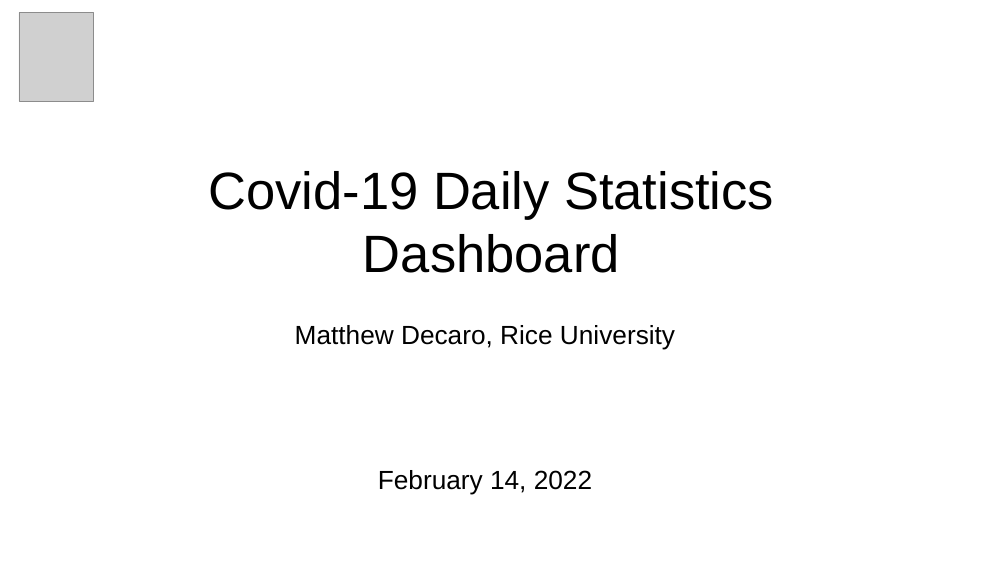
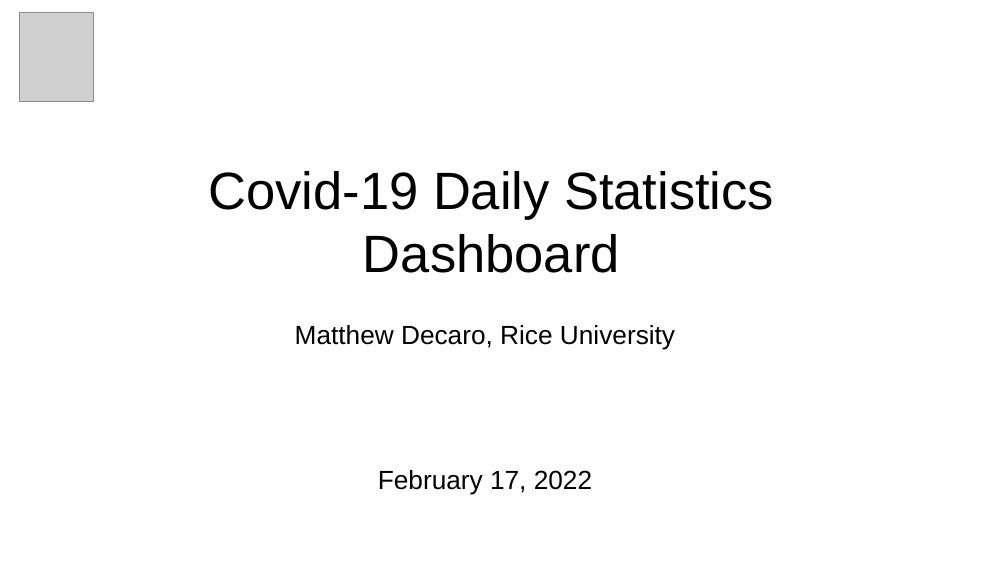
Before and after one commit to msdec321/DataAnalysisWorkbooks, a slide deck: slide 1 of Covid19/Covid19_dashboard.pptx. Drawn at 1008x567 pixels with LibreOffice and Linux fonts; fonts in the diff are those of the drawing; grey boxes stand for pictures. Boxes give left, top, right and bottom in pixels: in the first picture for what was removed or moved away, otherwise in the second. Text is boxed around its words. In the diff, an @@ line names an element or a change of style, - is before the commit and + after.

Commit message:
Updated pptx dashboard

```diff
--- a/Covid19/Covid19_dashboard.pptx
+++ b/Covid19/Covid19_dashboard.pptx
@@ text at bbox=[378, 470, 592, 494]: text changed @@
-February 14, 2022
+February 17, 2022
```
